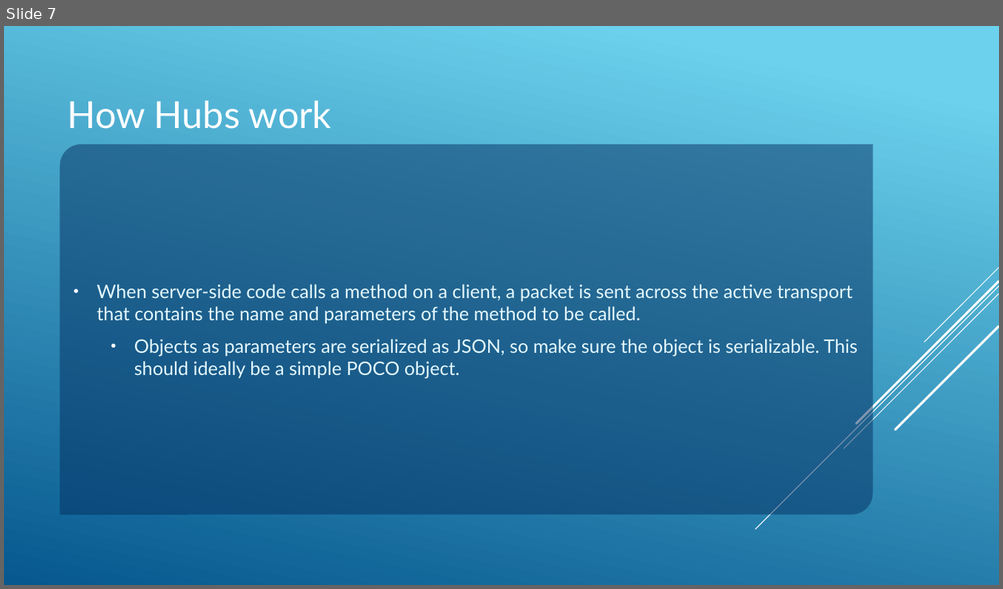
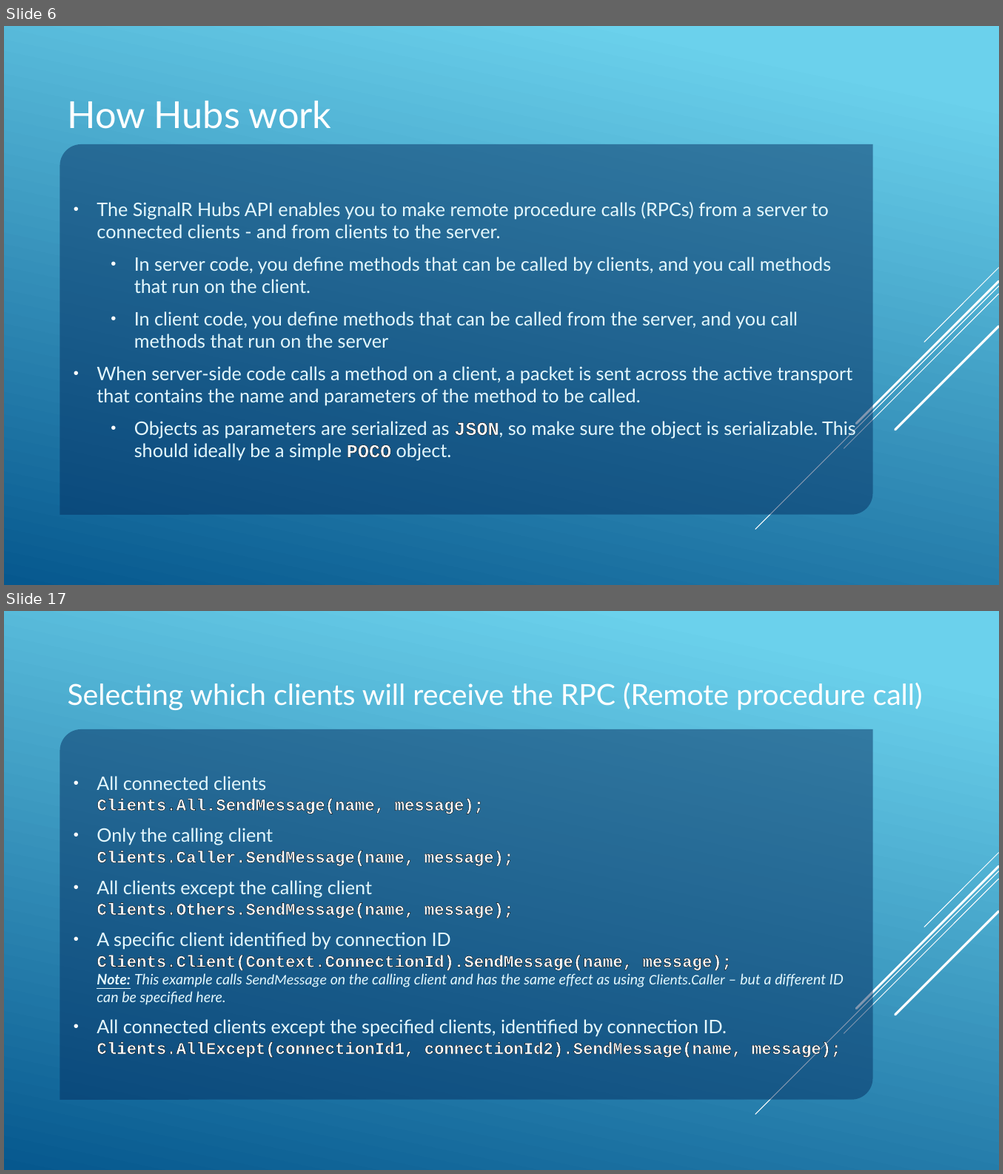
Before and after one commit to JAspeling/SignalR, a slide deck: SignalR.pptx. Shown one above the other, each under a label of ours: slide 7 before the commit, slides 6 and 17 after it; the slides between them are not shown. The pictures are 1003x589 and 1003x1174 pixels, drawn with LibreOffice and Linux fonts; fonts in the diff are those of the drawing. Boxes give left, top, right and bottom in pixels: in the first picture for what was removed or moved away, otherwise in the second. Text is boxed around its words. In the diff, an @@ line names an element or a change of style, - is before the commit and + after.

Commit message:
Continued signalR implementation + presentation WIP: Fix DI

```diff
--- a/SignalR.pptx
+++ b/SignalR.pptx
@@ slide 17 added at [4, 611, 999, 1170], background gradient #6ED2EB to #06588E; not listed: 5 template elements that a slide beside it also shows @@
@@ title added at [68, 683, 922, 710], 28 pt, text #FFFFFF @@
+Selecting which clients will receive the RPC (Remote procedure call)
@@ text added at [60, 729, 873, 1100], fill #052F61 at 50% opacity, 16 pt, text #E4F8FD @@
+• All connected clients
+  Clients.All.SendMessage(name, message);
+• Only the calling client
+  Clients.Caller.SendMessage(name, message);
+• All clients except the calling client
+  Clients.Others.SendMessage(name, message);
+• A specific client identified by connection ID
+  Clients.Client(Context.ConnectionId).SendMessage(name, message);
+  Note: This example calls SendMessage on the calling client and has the same effect as using Clients.Caller – but a different ID can be specified here.
+• All connected clients except the specified clients, identified by connection ID.
+  Clients.AllExcept(connectionId1, connectionId2).SendMessage(name, message);
@@ what was slide 7 is now slide 6 @@
@@ slide 6 changed as well @@
@@ text at [96, 202, 831, 348]: paragraphs added @@
+• The SignalR Hubs API enables you to make remote procedure calls (RPCs) from a server to connected clients - and from clients to the server.
+  • In server code, you define methods that can be called by clients, and you call methods that run on the client.
+  • In client code, you define methods that can be called from the server, and you call methods that run on the server
@@ text at [134, 421, 856, 461]: font Lato to Courier New, text colour #E4F8FD to #FFFFFF, letter outline none to #000000 0.75 pt, bold on in "JSON, POCO" @@
```
Also in this commit, not shown: 6 other slides changed, 22 other slides added, 2 slides removed, 12 other files.
